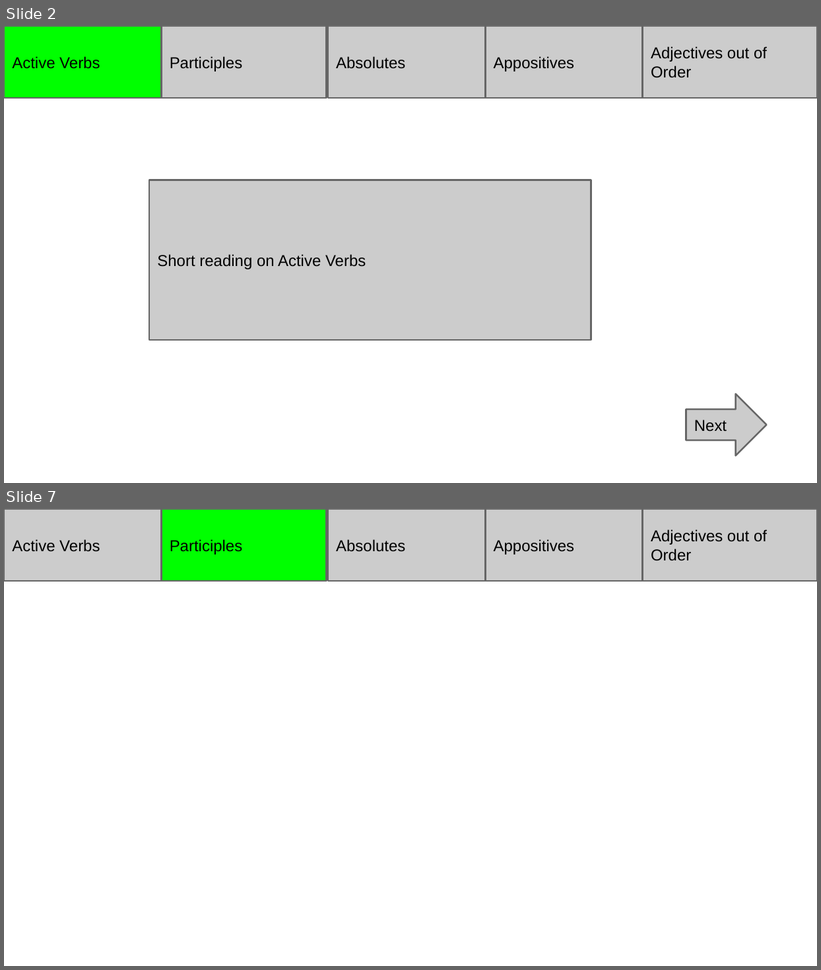
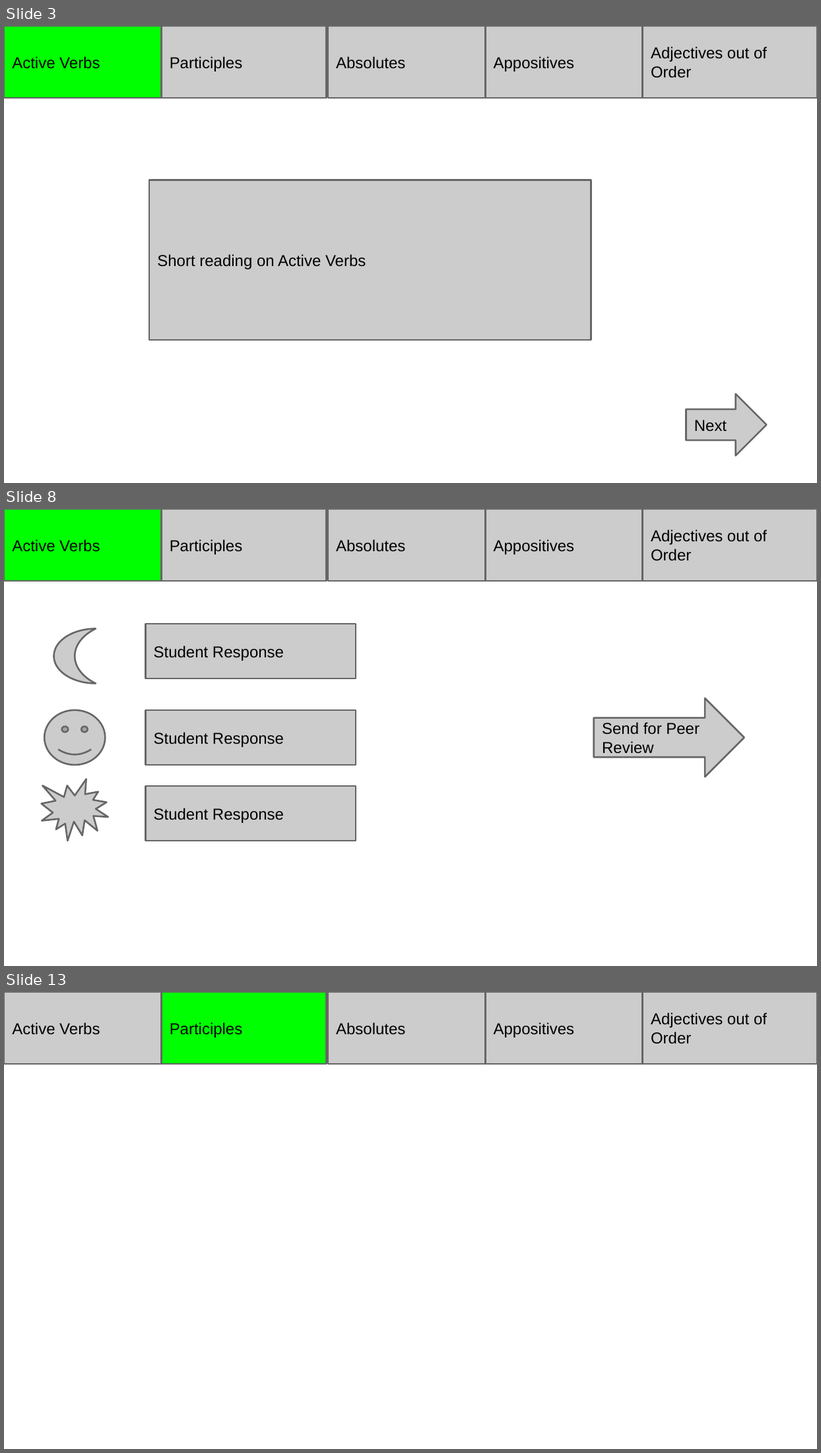
Before and after one commit to nealyoung/GrammarBrushstrokes, a slide deck: Mock-Up 1.pptx. Shown one above the other, each under a label of ours: slides 2 and 7 before the commit, slides 3, 8 and 13 after it; the slides between them are not shown. The pictures are 821x970 and 821x1453 pixels, drawn with LibreOffice and Linux fonts; fonts in the diff are those of the drawing. Boxes give left, top, right and bottom in pixels: in the first picture for what was removed or moved away, otherwise in the second. Text is boxed around its words. In the diff, an @@ line names an element or a change of style, - is before the commit and + after.

```diff
--- a/Mock-Up 1.pptx
+++ b/Mock-Up 1.pptx
@@ slide 8 added at (4, 509, 817, 966), background #FFFFFF @@
@@ rectangle added at (4, 509, 162, 582), fill #00FF00, outline #666666 1.5 pt, 14 pt, text #000000 @@
+Active Verbs
@@ rectangle added at (162, 509, 327, 582), fill #CCCCCC, outline #666666 1.5 pt, 14 pt, text #000000 @@
+Participles
@@ rectangle added at (327, 509, 485, 582), fill #CCCCCC, outline #666666 1.5 pt, 14 pt, text #000000 @@
+Absolutes
@@ rectangle added at (485, 509, 643, 582), fill #CCCCCC, outline #666666 1.5 pt, 14 pt, text #000000 @@
+Appositives
@@ rectangle added at (643, 509, 817, 582), fill #CCCCCC, outline #666666 1.5 pt, 14 pt, text #000000 @@
+Adjectives out of Order
@@ rectangle added at (145, 624, 356, 678), fill #CCCCCC, outline #666666 1.5 pt, 14 pt, text #000000 @@
+Student Response
@@ moon added at (54, 628, 95, 683), fill #CCCCCC, outline #666666 1.5 pt @@
@@ right arrow added at (594, 698, 745, 778), fill #CCCCCC, outline #666666 1.5 pt, 14 pt, text #000000 @@
+Send for Peer Review
@@ smiley face added at (45, 711, 106, 765), fill #CCCCCC, outline #666666 1.5 pt @@
@@ rectangle added at (145, 711, 356, 765), fill #CCCCCC, outline #666666 1.5 pt, 14 pt, text #000000 @@
+Student Response
@@ irregular seal added at (42, 779, 108, 841), fill #CCCCCC, outline #666666 1.5 pt @@
@@ rectangle added at (145, 786, 356, 841), fill #CCCCCC, outline #666666 1.5 pt, 14 pt, text #000000 @@
+Student Response
@@ what was slide 2 is now slide 3 @@
@@ what was slide 7 is now slide 13 @@
```
Also in this commit, not shown: 5 slides changed, 5 other slides added.
